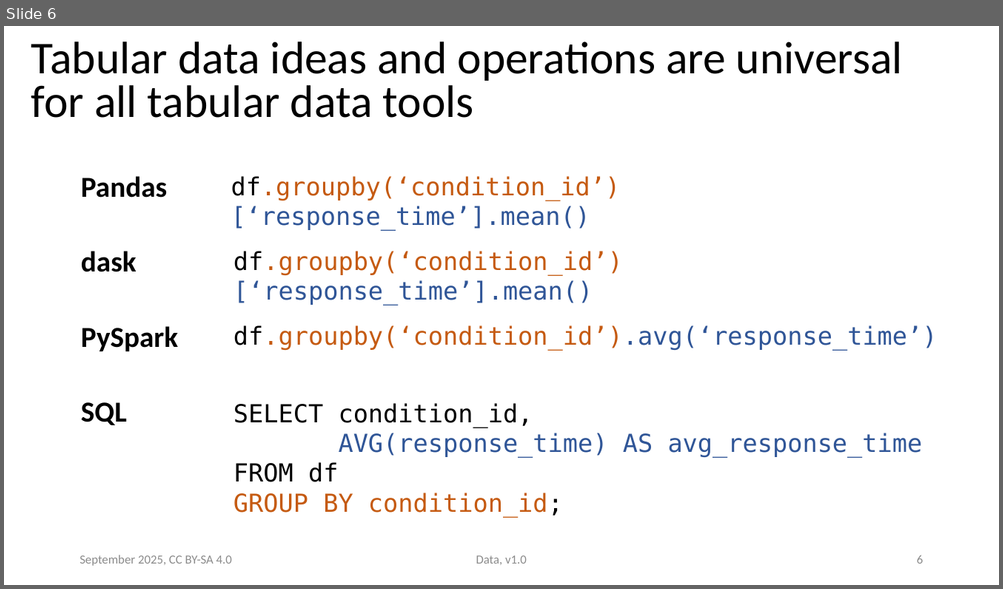
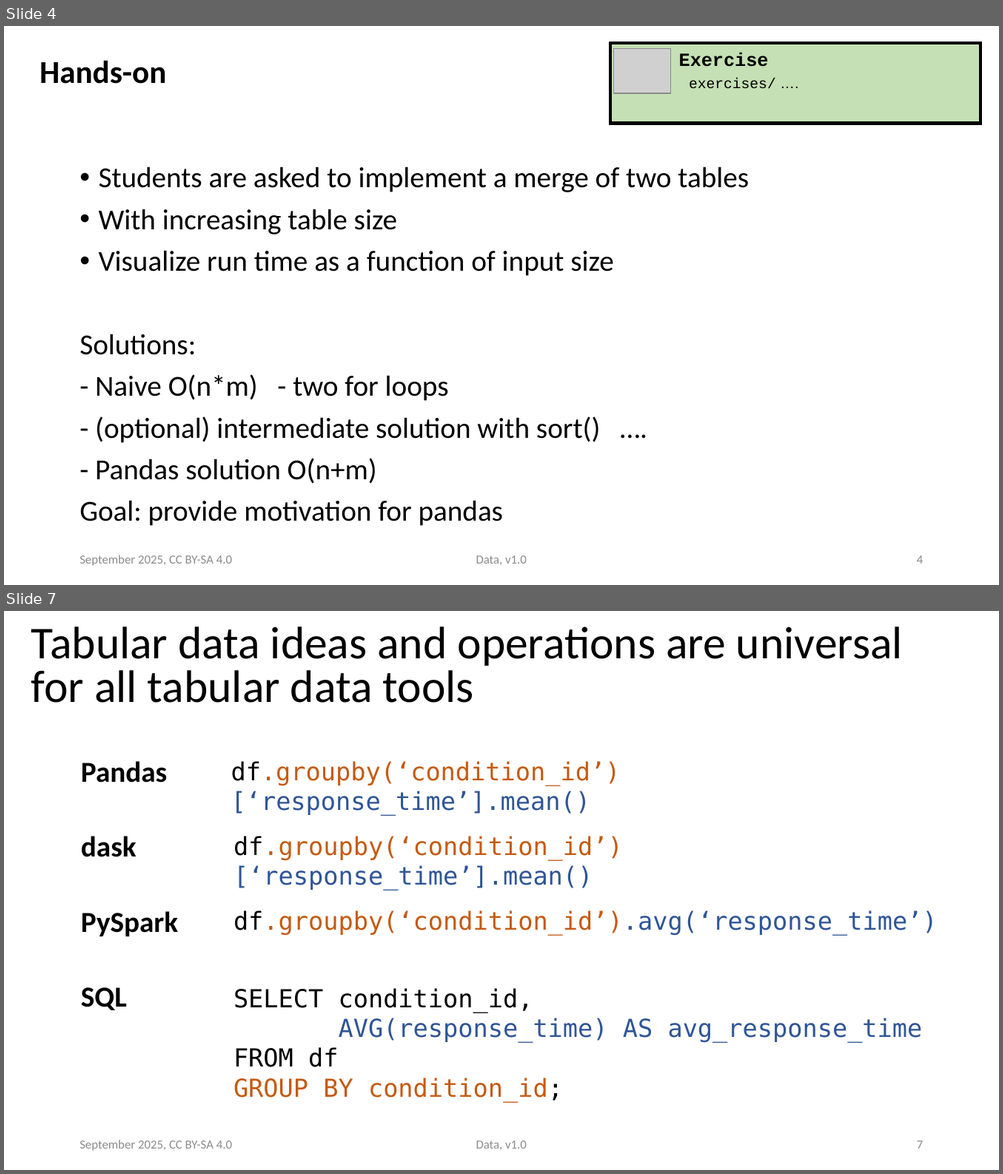
Before and after one commit to ASPP/data_class, a slide deck: tabular_data.pptx. Shown one above the other, each under a label of ours: slide 6 before the commit, slides 4 and 7 after it; the slides between them are not shown. The pictures are 1003x589 and 1003x1174 pixels, drawn with LibreOffice and Linux fonts; fonts in the diff are those of the drawing; grey boxes stand for pictures. Boxes give left, top, right and bottom in pixels: in the first picture for what was removed or moved away, otherwise in the second. Text is boxed around its words. In the diff, an @@ line names an element or a change of style, - is before the commit and + after.

Commit message:
update on tabular data slides during todays meeting

```diff
--- a/tabular_data.pptx
+++ b/tabular_data.pptx
@@ slide 4 added at <box>4,26,999,585</box>, background #FFFFFF @@
@@ rectangle added at <box>610,43,980,124</box>, fill #C5E0B4, outline #000000 3 pt @@
@@ title added at <box>40,60,166,84</box>, 30.8 pt, text #000000, bold @@
+Hands-on
@@ picture added at <box>614,48,670,93</box> @@
@@ text added at <box>679,53,768,67</box>, 18 pt, text #000000, bold @@
+Exercise
@@ text added at <box>688,78,776,88</box>, 14 pt, text #000000 @@
+exercises/ ….
@@ text added at <box>79,167,748,522</box>, 28 pt, text #000000 @@
+• Students are asked to implement a merge of two tables
+• With increasing table size
+• Visualize run time as a function of input size
+Solutions:
+- Naive O(n*m) - two for loops
+- (optional) intermediate solution with sort() ….
+- Pandas solution O(n+m)
+Goal: provide motivation for pandas
@@ text added at <box>79,555,232,566</box>, 12 pt, text #8B8B8B @@
+September 2025, CC BY-SA 4.0
@@ text added at <box>476,556,526,565</box>, 12 pt, text #8B8B8B @@
+Data, v1.0
@@ page number added at <box>916,556,922,564</box>, 12 pt, text #8B8B8B @@
+4
@@ what was slide 6 is now slide 7 @@
@@ page number at <box>916,1141,922,1149</box>: text changed @@
-6
+7
```
Also in this commit, not shown: 10 slides changed, 1 slide removed.
